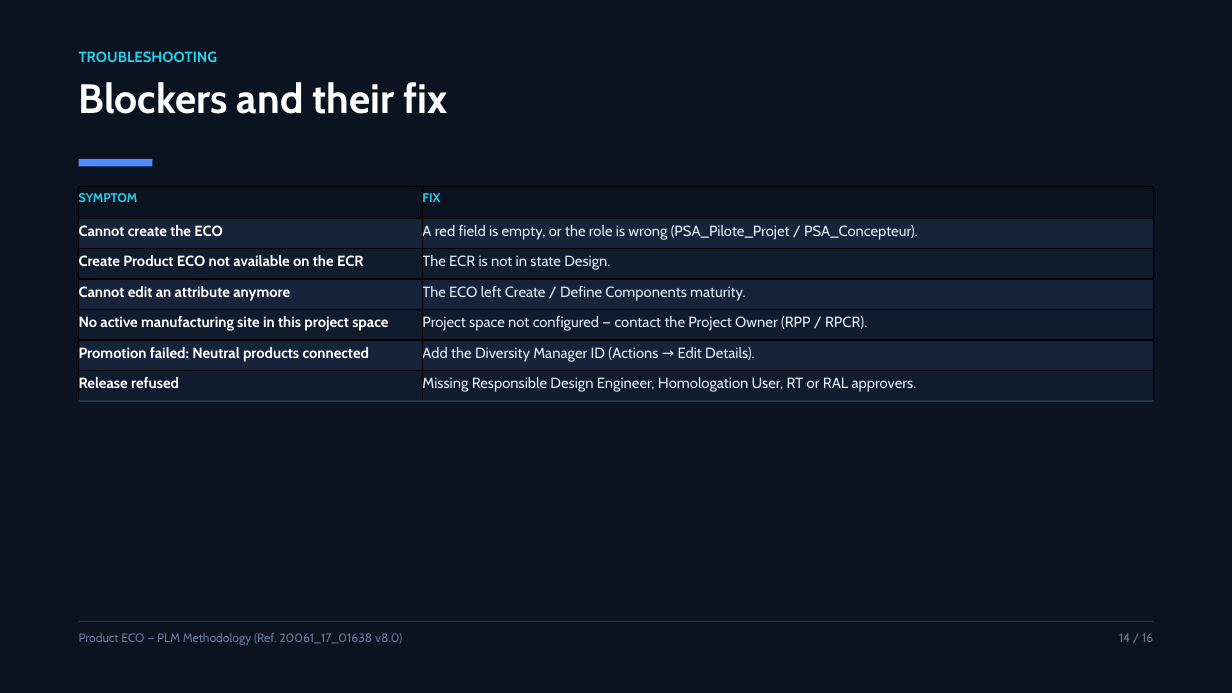
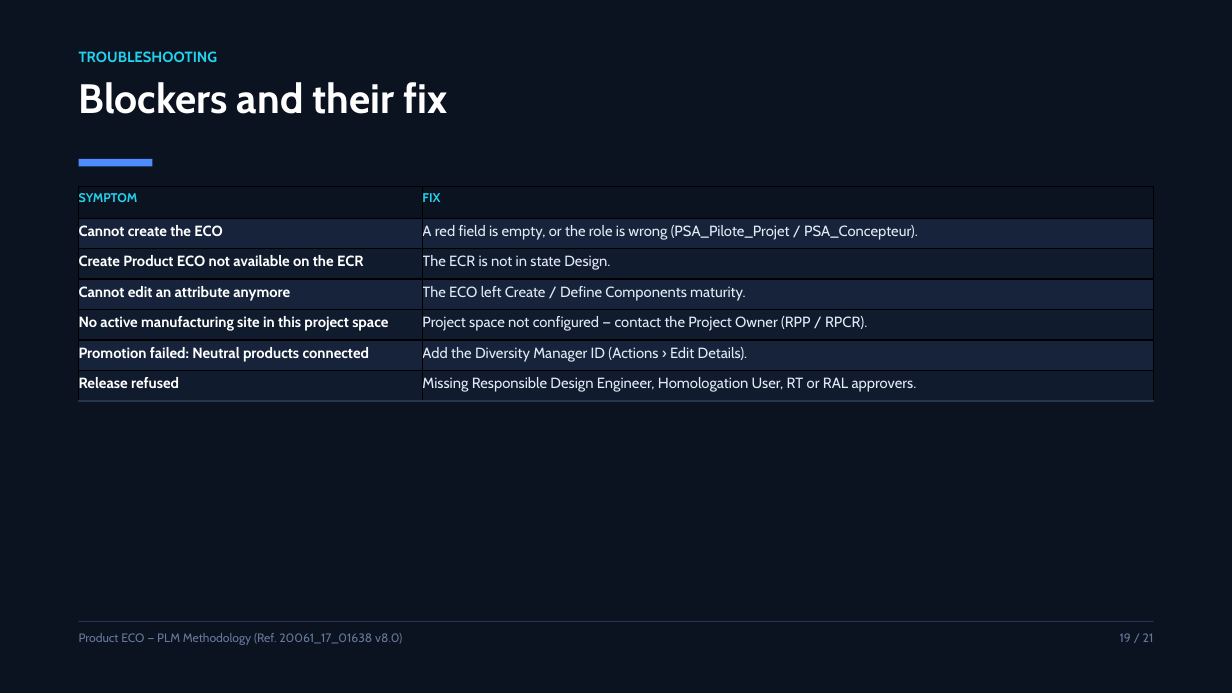
Before and after one commit to OUBELLA22/PLM, a slide deck: slide 19 of eco-presentation/ECO_Product_Presentation.pptx (slide 14 before the commit). Drawn at 1232x693 pixels with LibreOffice and Linux fonts; fonts in the diff are those of the drawing. Boxes give left, top, right and bottom in pixels: in the first picture for what was removed or moved away, otherwise in the second. Text is boxed around its words. In the diff, an @@ line names an element or a change of style, - is before the commit and + after.

```diff
--- a/eco-presentation/ECO_Product_Presentation.pptx
+++ b/eco-presentation/ECO_Product_Presentation.pptx
@@ table at [79, 187, 1153, 397] @@
-row 6, column 2: Add the Diversity Manager ID (Actions → Edit Details).
+row 6, column 2: Add the Diversity Manager ID (Actions › Edit Details).
@@ text at [1120, 633, 1154, 642]: text changed @@
-14 / 16
+19 / 21
```
Also in this commit, not shown: 13 other slides changed, 6 slides added, 1 slide removed, 42 other files.
